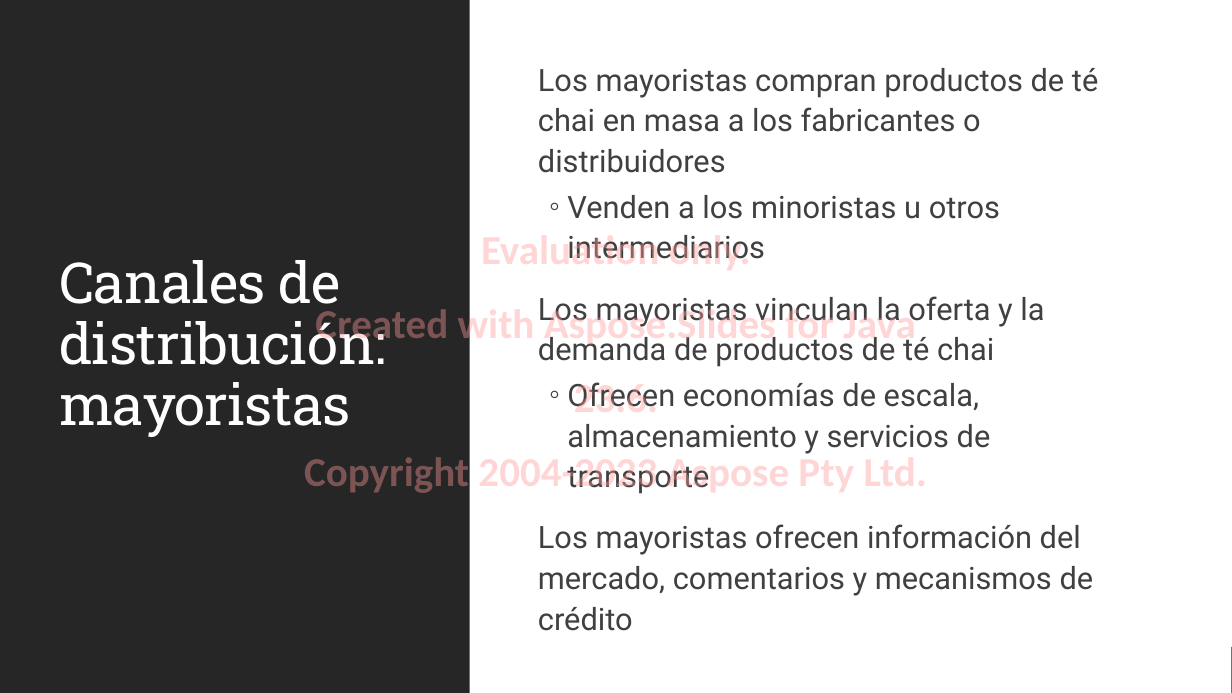
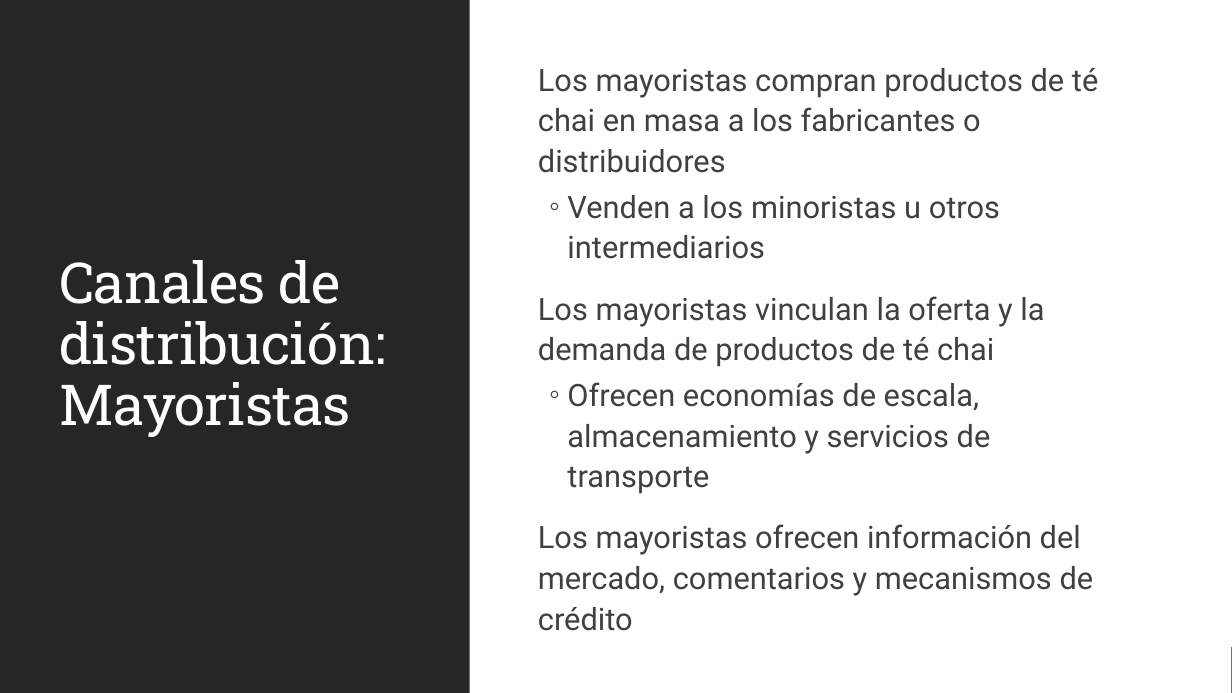
Before and after one commit to MicrosoftLearning/MS-4004-Empower-workforce-copilot-use-cases.es-es, a slide deck: slide 9 of ResourceFiles/Mystic Spice Premium Chai Market Analysis Presentation.pptx. Drawn at 1232x693 pixels with LibreOffice and Linux fonts; fonts in the diff are those of the drawing. Boxes give left, top, right and bottom in pixels: in the first picture for what was removed or moved away, otherwise in the second. Text is boxed around its words. In the diff, an @@ line names an element or a change of style, - is before the commit and + after.

```diff
--- a/ResourceFiles/Mystic Spice Premium Chai Market Analysis Presentation.pptx
+++ b/ResourceFiles/Mystic Spice Premium Chai Market Analysis Presentation.pptx
@@ text removed at [304,235,927,494] @@
-Evaluation only.
-Created with Aspose.Slides for Java 23.6.
-Copyright 2004-2023 Aspose Pty Ltd.
@@ title at [59,260,386,437]: text changed @@
-Canales de distribución: mayoristas
+Canales de distribución: Mayoristas
```
Also in this commit, not shown: 13 other slides changed, 18 other files.
